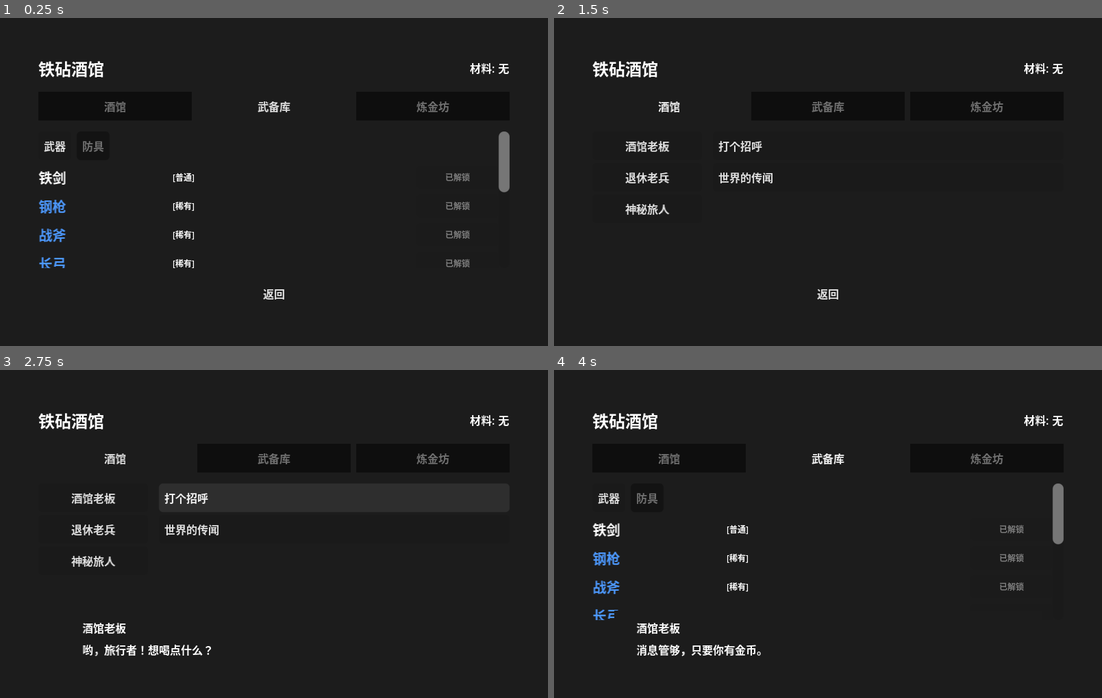
Above: before the commit, frames 1-4 (two rows, left to right).
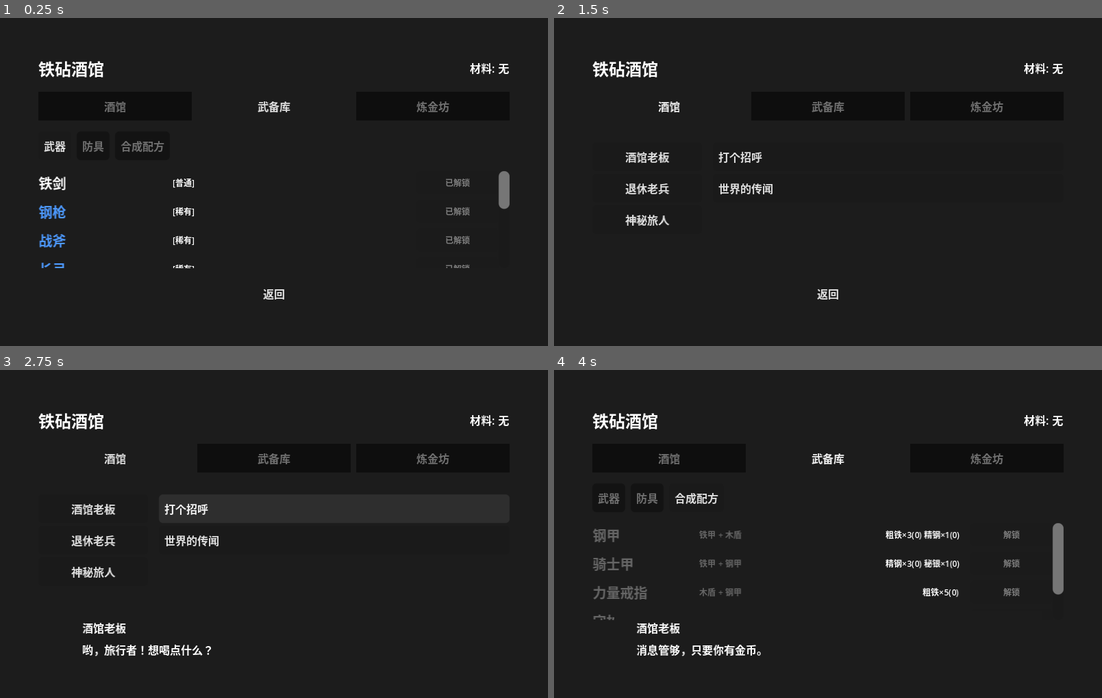
Above: after the commit, the same moments.

Repository: ZhuXilin/Dev_Project_260730
Game: Godot game, scene res://content/scenes/ui/AnvilTavern.tscn
The game is run twice, just before and just after one commit, with the same random seed, the same clock (stepped at 60 frames per second) and the same inputs. This scene is started directly instead of the project's main scene. Sound files missing from this copy of the repository are replaced by a short silence.
Inputs (mouse positions are in pixels of both pictures, inside the frame that each line leads up to):
- Up to frame 1 (0.25 s): no input
- Up to frame 2 (1.5 s): click (696, 145) at 0.5 s, where only the run after the commit has a clickable "合成配方"; click "酒馆" at 1.25 s
- Up to frame 3 (2.75 s): click "打个招呼" at 2 s
- Up to frame 4 (4 s): click "世界的传闻" at 2.75 s; click "武备库" at 3.5 s

The runs differ from the first frame. In frame 1, 2.0% of the frame differs, in the area x 7-93%, y 34-77%; in frame 2, 1.7%; in frame 3, 1.7%; in frame 4, 3.0%, in the area x 7-93%, y 34-88%.

Commit message:
Tweak code

Diff:
--- a/function/script/AnvilTavern.gd
+++ b/function/script/AnvilTavern.gd
@@ -5,7 +5,7 @@
 enum Tab { ARSENAL, ALCHEMY, TAVERN }
 var current_tab : Tab = Tab.ARSENAL
 
-enum ArsenalSub { WEAPON, ARMOR }
+enum ArsenalSub { WEAPON, ARMOR, RECIPE }
 var _arsenal_sub : ArsenalSub = ArsenalSub.WEAPON
 
 enum AlchemySub { REFINE, RELIC }
@@ -14,6 +14,9 @@
 var _current_npc : Dictionary = {}
 var _story_npc_list : VBoxContainer = null
 var _story_topic_list : VBoxContainer = null
+
+# ★ 次级标签栏（固定，不随滑块滚动）
+var _sub_tab_bar : HBoxContainer = null
 
 @onready var materials_label : Label = $Panel/VBox/TitleBar/MaterialsLabel
 @onready var recipe_tab_btn : Button = $Panel/VBox/TabBar/RecipeTabBtn
@@ -27,12 +30,41 @@
 	codex_tab_btn.text = "炼金坊"
 	story_tab_btn.text = "酒馆"
 
+	_ensure_sub_tab_bar()
+
 	MusicManager.play_anvil_tavern_music()
 
 	_refresh_materials()
 	_switch_tab(Tab.ARSENAL)
 
 
+# ============================================================
+#  次级标签栏（固定）
+# ============================================================
+func _ensure_sub_tab_bar():
+	if _sub_tab_bar and is_instance_valid(_sub_tab_bar):
+		return
+	_sub_tab_bar = HBoxContainer.new()
+	_sub_tab_bar.name = "SubTabBar"
+	_sub_tab_bar.add_theme_constant_override("separation", 4)
+	var vbox : VBoxContainer = $Panel/VBox
+	vbox.add_child(_sub_tab_bar)
+	# 插到 TabBar 和 ContentScroll 之间
+	var tab_bar : Node = $Panel/VBox/TabBar
+	vbox.move_child(_sub_tab_bar, tab_bar.get_index() + 1)
+
+
+func _clear_sub_tab_bar():
+	if not _sub_tab_bar or not is_instance_valid(_sub_tab_bar):
+		return
+	for child in _sub_tab_bar.get_children():
+		_sub_tab_bar.remove_child(child)
+		child.queue_free()
+
+
+# ============================================================
+#  顶部标签切换
+# ============================================================
 func _on_recipe_tab_pressed(): _switch_tab(Tab.ARSENAL)
 func _on_codex_tab_pressed():  _switch_tab(Tab.ALCHEMY)
 func _on_story_tab_pressed():  _switch_tab(Tab.TAVERN)
@@ -48,6 +80,7 @@
 	current_tab = tab
 	_update_tab_style()
 	_clear_content()
+	_clear_sub_tab_bar()
 	_story_npc_list = null
 	_story_topic_list = null
 	_current_npc = {}
@@ -71,39 +104,45 @@
 
 
 func _refresh_materials():
-	var mats = GameState.get_all_materials()
-	var parts = []
+	var mats : Dictionary = GameState.get_all_materials()
+	var parts : Array = []
 	for mat_name in ["粗铁", "精钢", "秘银", "龙鳞"]:
-		var count = mats.get(mat_name, 0)
+		var count : int = mats.get(mat_name, 0)
 		if count > 0:
 			parts.append("%s:%d" % [mat_name, count])
 	materials_label.text = "材料: " + (" ".join(parts) if not parts.is_empty() else "无")
 
 
 # ============================================================
-#  Tab 1 · 武备库
+#  Tab 1 · 武备库（武器 / 防具 / 合成配方）
 # ============================================================
 func _build_arsenal_tab():
-	var sub_bar = HBoxContainer.new()
-	sub_bar.add_theme_constant_override("separation", 4)
-	content_container.add_child(sub_bar)
-
+	# ★ 次级标签固定到 _sub_tab_bar
 	var weapon_btn = Button.new()
 	weapon_btn.text = "武器"
 	weapon_btn.add_theme_font_size_override("font_size", UIConst.FONT_SIZE_NORMAL)
 	weapon_btn.pressed.connect(_on_arsenal_sub.bind(ArsenalSub.WEAPON))
 	weapon_btn.modulate = Color.WHITE if _arsenal_sub == ArsenalSub.WEAPON else Color(0.5, 0.5, 0.5, 1)
-	sub_bar.add_child(weapon_btn)
+	_sub_tab_bar.add_child(weapon_btn)
 
 	var armor_btn = Button.new()
 	armor_btn.text = "防具"
 	armor_btn.add_theme_font_size_override("font_size", UIConst.FONT_SIZE_NORMAL)
 	armor_btn.pressed.connect(_on_arsenal_sub.bind(ArsenalSub.ARMOR))
 	armor_btn.modulate = Color.WHITE if _arsenal_sub == ArsenalSub.ARMOR else Color(0.5, 0.5, 0.5, 1)
-	sub_bar.add_child(armor_btn)
-
-	var item_type = "weapon" if _arsenal_sub == ArsenalSub.WEAPON else "armor"
-	_build_arsenal_list(item_type)
+	_sub_tab_bar.add_child(armor_btn)
+
+	var recipe_btn = Button.new()
+	recipe_btn.text = "合成配方"
+	recipe_btn.add_theme_font_size_override("font_size", UIConst.FONT_SIZE_NORMAL)
+	recipe_btn.pressed.connect(_on_arsenal_sub.bind(ArsenalSub.RECIPE))
+	recipe_btn.modulate = Color.WHITE if _arsenal_sub == ArsenalSub.RECIPE else Color(0.5, 0.5, 0.5, 1)
+	_sub_tab_bar.add_child(recipe_btn)
+
+	match _arsenal_sub:
+		ArsenalSub.WEAPON: _build_arsenal_list("weapon")
+		ArsenalSub.ARMOR:  _build_arsenal_list("armor")
+		ArsenalSub.RECIPE: _build_recipe_list()
 
 
 func _on_arsenal_sub(sub: ArsenalSub):
@@ -116,10 +155,13 @@
 	var locked_list : Array = []
 
 	for item_id in ItemManager._item_db.keys():
-		var data = ItemManager.get_item_data(item_id)
+		var data : ItemData = ItemManager.get_item_data(item_id)
 		if not data or data.type != item_type:
 			continue
-		var is_unlocked = _is_item_unlocked(item_id, item_type)
+		# ★ 防具 tab 跳过配方产物
+		if item_type == "armor" and RecipeManager.get_recipe(item_id) != null:
+			continue
+		var is_unlocked : bool = _is_item_unlocked(item_id, item_type)
 		if is_unlocked:
 			unlocked_list.append(item_id)
 		else:
@@ -131,20 +173,17 @@
 		content_container.add_child(_build_arsenal_row(item_id, false))
 
 
-func _is_item_unlocked(item_id: String, item_type: String) -> bool:
-	if item_type == "weapon":
-		return Globals.is_item_unlocked(item_id)
-	# 防具：解锁配方 = 解锁商店
-	return item_id in GameState.unlocked_recipes
+func _is_item_unlocked(item_id: String, _item_type: String) -> bool:
+	return Globals.is_item_unlocked(item_id)
 
 
 func _build_arsenal_row(item_id: String, unlocked: bool) -> HBoxContainer:
 	var row = HBoxContainer.new()
 	row.add_theme_constant_override("separation", 8)
 
-	var data = ItemManager.get_item_data(item_id)
-
-	# ---- 名称（未解锁也显示真名，灰色） ----
+	var data : ItemData = ItemManager.get_item_data(item_id)
+
+	# ---- 名称 ----
 	var name_label = Label.new()
 	name_label.add_theme_font_size_override("font_size", UIConst.FONT_SIZE_LARGE)
 	name_label.custom_minimum_size = Vector2(90, 0)
@@ -172,8 +211,8 @@
 	cost_label.size_flags_horizontal = Control.SIZE_EXPAND_FILL
 	cost_label.horizontal_alignment = HORIZONTAL_ALIGNMENT_RIGHT
 	if not unlocked:
-		var unlock_cost = _get_unlock_cost(item_id)
-		var parts = []
+		var unlock_cost : Dictionary = _get_unlock_cost(item_id)
+		var parts : Array = []
 		for k in unlock_cost:
 			parts.append("%s×%d(%d)" % [k, unlock_cost[k], GameState.get_material(k)])
 		cost_label.text = " ".join(parts)
@@ -197,14 +236,17 @@
 
 
 func _get_unlock_cost(item_id: String) -> Dictionary:
-	var data = ItemManager.get_item_data(item_id)
+	var data : ItemData = ItemManager.get_item_data(item_id)
 	if data and not data.unlock_cost.is_empty():
 		return data.unlock_cost
+	var recipe : RecipeData = RecipeManager.get_recipe(item_id)
+	if recipe and not recipe.unlock_cost.is_empty():
+		return recipe.unlock_cost
 	return { "粗铁": 3 }
 
 
 func _can_unlock_item(item_id: String) -> bool:
-	var cost = _get_unlock_cost(item_id)
+	var cost : Dictionary = _get_unlock_cost(item_id)
 	for mat in cost:
 		if GameState.get_material(mat) < cost[mat]:
 			return false
@@ -212,7 +254,7 @@
 
 
 func _on_unlock_item(item_id: String):
-	var cost = _get_unlock_cost(item_id)
+	var cost : Dictionary = _get_unlock_cost(item_id)
 	for mat in cost:
 		GameState.materials[mat] -= cost[mat]
 
@@ -235,26 +277,128 @@
 
 
 # ============================================================
-#  Tab 2 · 炼金坊
+#  武备库 · 合成配方
+# ============================================================
+func _build_recipe_list():
+	var all_recipes : Array = RecipeManager.get_all_recipes()
+	if all_recipes.is_empty():
+		content_container.add_child(_make_hint("（暂无合成配方）"))
+		return
+
+	var unlocked_list : Array = []
+	var locked_list : Array = []
+	for recipe in all_recipes:
+		if recipe.id in GameState.unlocked_recipes:
+			unlocked_list.append(recipe)
+		else:
+			locked_list.append(recipe)
+
+	for recipe in unlocked_list:
+		content_container.add_child(_build_recipe_row(recipe, true))
+	for recipe in locked_list:
+		content_container.add_child(_build_recipe_row(recipe, false))
+
+
+func _build_recipe_row(recipe: RecipeData, unlocked: bool) -> HBoxContainer:
+	var row = HBoxContainer.new()
+	row.add_theme_constant_override("separation", 8)
+
+	var out_data : ItemData = ItemManager.get_item_data(recipe.id)
+	var out_name : String = out_data.name if out_data else recipe.id
+
+	var name_label = Label.new()
+	name_label.add_theme_font_size_override("font_size", UIConst.FONT_SIZE_LARGE)
+	name_label.custom_minimum_size = Vector2(70, 0)
+	name_label.clip_text = true
+	name_label.text = out_name
+	if unlocked:
+		var q : String = out_data.quality if out_data else "common"
+		name_label.add_theme_color_override("font_color",
+			UIConst.QUALITY_COLORS.get(q, Color.WHITE))
+	else:
+		name_label.modulate = Color(0.4, 0.4, 0.4, 1)
+	row.add_child(name_label)
+
+	var input_label = Label.new()
+	input_label.add_theme_font_size_override("font_size", UIConst.FONT_SIZE_SMALL)
+	input_label.custom_minimum_size = Vector2(110, 0)
+	input_label.clip_text = true
+	var input_names : Array = []
+	for iid in recipe.inputs:
+		var d : ItemData = ItemManager.get_item_data(iid)
+		input_names.append(d.name if d else iid)
+	input_label.text = " + ".join(input_names)
+	if not unlocked:
+		input_label.modulate = Color(0.4, 0.4, 0.4, 1)
+	row.add_child(input_label)
+
+	var cost_label = Label.new()
+	cost_label.add_theme_font_size_override("font_size", UIConst.FONT_SIZE_SMALL)
+	cost_label.size_flags_horizontal = Control.SIZE_EXPAND_FILL
+	cost_label.horizontal_alignment = HORIZONTAL_ALIGNMENT_RIGHT
+	if not unlocked:
+		var parts : Array = []
+		for k in recipe.unlock_cost:
+			parts.append("%s×%d(%d)" % [k, recipe.unlock_cost[k], GameState.get_material(k)])
+		cost_label.text = " ".join(parts)
+	row.add_child(cost_label)
+
+	var btn = Button.new()
+	btn.add_theme_font_size_override("font_size", UIConst.FONT_SIZE_SMALL)
+	btn.custom_minimum_size = Vector2(60, 0)
+	btn.size_flags_vertical = Control.SIZE_SHRINK_CENTER
+	if unlocked:
+		btn.text = "已解锁"
+		btn.disabled = true
+	else:
+		btn.text = "解锁"
+		btn.disabled = not _can_unlock_recipe(recipe)
+		btn.pressed.connect(_on_unlock_recipe.bind(recipe.id))
+	row.add_child(btn)
+
+	return row
+
+
+func _can_unlock_recipe(recipe: RecipeData) -> bool:
+	for mat in recipe.unlock_cost:
+		if GameState.get_material(mat) < recipe.unlock_cost[mat]:
+			return false
+	return true
+
+
+func _on_unlock_recipe(recipe_id: String):
+	var recipe : RecipeData = RecipeManager.get_recipe(recipe_id)
+	if not recipe: return
+	if recipe_id in GameState.unlocked_recipes: return
+
+	for mat in recipe.unlock_cost:
+		GameState.materials[mat] -= recipe.unlock_cost[mat]
+	GameState.unlocked_recipes.append(recipe_id)
+	Globals.unlock_item(recipe_id)
+
+	SaveManager.auto_save()
+	_refresh_materials()
+	_switch_tab(Tab.ARSENAL)
+
+
+# ============================================================
+#  Tab 2 · 炼金坊（精炼 / 遗物图鉴）
 # ============================================================
 func _build_alchemy_tab():
-	var sub_bar = HBoxContainer.new()
-	sub_bar.add_theme_constant_override("separation", 4)
-	content_container.add_child(sub_bar)
-
+	# ★ 次级标签固定到 _sub_tab_bar
 	var refine_btn = Button.new()
 	refine_btn.text = "精炼"
 	refine_btn.add_theme_font_size_override("font_size", UIConst.FONT_SIZE_NORMAL)
 	refine_btn.pressed.connect(_on_alchemy_sub.bind(AlchemySub.REFINE))
 	refine_btn.modulate = Color.WHITE if _alchemy_sub == AlchemySub.REFINE else Color(0.5, 0.5, 0.5, 1)
-	sub_bar.add_child(refine_btn)
+	_sub_tab_bar.add_child(refine_btn)
 
 	var relic_btn = Button.new()
 	relic_btn.text = "遗物图鉴"
 	relic_btn.add_theme_font_size_override("font_size", UIConst.FONT_SIZE_NORMAL)
 	relic_btn.pressed.connect(_on_alchemy_sub.bind(AlchemySub.RELIC))
 	relic_btn.modulate = Color.WHITE if _alchemy_sub == AlchemySub.RELIC else Color(0.5, 0.5, 0.5, 1)
-	sub_bar.add_child(relic_btn)
+	_sub_tab_bar.add_child(relic_btn)
 
 	if _alchemy_sub == AlchemySub.REFINE:
 		_build_refine_list()
@@ -268,7 +412,7 @@
 
 
 func _build_refine_list():
-	var all_ids = RefineManager.get_all_ids()
+	var all_ids : Array = RefineManager.get_all_ids()
 	var unlocked_list : Array = []
 	var locked_list : Array = []
 	for refine_id in all_ids:
@@ -287,7 +431,7 @@
 	var row = HBoxContainer.new()
 	row.add_theme_constant_override("separation", 8)
 
-	var recipe = RefineManager.get_recipe(refine_id)
+	var recipe : Dictionary = RefineManager.get_recipe(refine_id)
 
 	var name_label = Label.new()
 	name_label.add_theme_font_size_override("font_size", UIConst.FONT_SIZE_LARGE)
@@ -312,14 +456,14 @@
 	cost_label.size_flags_horizontal = Control.SIZE_EXPAND_FILL
 	cost_label.horizontal_alignment = HORIZONTAL_ALIGNMENT_RIGHT
 	if unlocked:
-		var cost = recipe.get("craft_cost", {})
-		var parts = []
+		var cost : Dictionary = recipe.get("craft_cost", {})
+		var parts : Array = []
 		for k in cost:
 			parts.append("%s×%d(%d)" % [k, cost[k], GameState.get_material(k)])
 		cost_label.text = " ".join(parts)
 	else:
-		var unlock_cost = recipe.get("unlock_cost", {})
-		var parts = []
+		var unlock_cost : Dictionary = recipe.get("unlock_cost", {})
+		var parts : Array = []
 		for k in unlock_cost:
 			parts.append("%s×%d(%d)" % [k, unlock_cost[k], GameState.get_material(k)])
 		cost_label.text = "解锁: " + " ".join(parts)
@@ -355,16 +499,16 @@
 
 
 func _build_relic_list():
-	var all_ids = RelicManager.get_all_relic_ids()
+	var all_ids : Array = RelicManager.get_all_relic_ids()
 	if all_ids.is_empty():
 		content_container.add_child(_make_hint("（暂无遗物数据）"))
 		return
 
 	for relic_id in all_ids:
-		var data = RelicManager.get_relic_data(relic_id)
+		var data : Dictionary = RelicManager.get_relic_data(relic_id)
 		if data.is_empty():
 			continue
-		var is_unlocked = RelicManager.is_relic_unlocked(relic_id)
+		var is_unlocked : bool = RelicManager.is_relic_unlocked(relic_id)
 		content_container.add_child(_build_relic_row(relic_id, data, is_unlocked))
 
 
@@ -403,7 +547,7 @@
 #  Tab 3 · 酒馆
 # ============================================================
 func _build_story_tab():
-	var npcs = StoryManager.get_npcs()
+	var npcs : Array = StoryManager.get_npcs()
 	if npcs.is_empty():
 		content_container.add_child(_make_hint("暂无酒馆数据"))
 		return
@@ -446,14 +590,14 @@
 		_story_topic_list.remove_child(child)
 		child.queue_free()
 
-	var topics = _current_npc.get("topics", [])
-	var any_visible = false
+	var topics : Array = _current_npc.get("topics", [])
+	var any_visible : bool = false
 	for topic in topics:
 		if not StoryManager.check_condition(topic.get("condition", "")):
 			continue
 		any_visible = true
 
-		var seen = topic["id"] in GameState.unlocked_stories
+		var seen : bool = topic["id"] in GameState.unlocked_stories
 		var btn = Button.new()
 		btn.text = topic["title"] + ("（已阅）" if seen else "")
 		btn.add_theme_font_size_override("font_size", UIConst.FONT_SIZE_NORMAL)
@@ -469,7 +613,7 @@
 
 
 func _on_topic_pressed(topic: Dictionary):
-	var lines = topic.get("lines", [])
+	var lines : Array = topic.get("lines", [])
 	if lines.is_empty():
 		_show_message("该话题暂无内容")
 		return
@@ -505,6 +649,7 @@
 	if is_instance_valid(label):
 		label.queue_free()
 
+
 # ============================================================
 #  Debug：按 7 加材料（每种 +10）
 # ============================================================
@@ -516,7 +661,6 @@
 		return
 	if event.keycode != KEY_7:
 		return
-	# 对话进行中不响应，避免误触
 	if DialogueManager.is_active:
 		return
 	_debug_add_materials()
@@ -526,6 +670,6 @@
 func _debug_add_materials():
 	for mat_name in DEBUG_MATERIALS:
 		GameState.materials[mat_name] = GameState.materials.get(mat_name, 0) + DEBUG_MAT_AMOUNT
-	SaveManager.auto_save()          # 只存一次
-	_refresh_materials()             # 刷新顶部材料标签
+	SaveManager.auto_save()
+	_refresh_materials()
 	print("[DEBUG] 材料 +%d（每种）" % DEBUG_MAT_AMOUNT)
--- a/function/script/EquipmentConfig.gd
+++ b/function/script/EquipmentConfig.gd
@@ -376,9 +376,15 @@
 		col.add_theme_constant_override("separation", 1)
 		unit_container.add_child(col)
 
-		col.add_child(_create_label(
+		# ★ 单位名字：可 hover
+		var name_label : Label = _create_label(
 			unit.display_name + "(" + UnitDataManager.get_unit_type_display_name(unit.unit_name) + ")",
-			Style.FONT_SMALL))
+			Style.FONT_SMALL)
+		name_label.mouse_filter = Control.MOUSE_FILTER_STOP
+		name_label.mouse_entered.connect(_on_unit_hover_entered.bind(i))
+		name_label.mouse_exited.connect(_on_unit_hover_exited)
+		col.add_child(name_label)
+
 		col.add_child(_create_label(Style.SEPARATOR_TEXT, Style.FONT_SMALL))
 
 		var weapon_inst : ItemInstance = unit.weapon_slot
@@ -395,6 +401,68 @@
 		col.add_child(_create_label("特技", Style.FONT_SMALL))
 		var talent_inst : TalentInstance = unit.talent_slots[0] if unit.talent_slots.size() > 0 else null
 		col.add_child(_create_talent_button(talent_inst, i, 0))
+
+
+# ★ 新增：单位 hover 显示详情
+func _on_unit_hover_entered(unit_idx: int) -> void:
+	if unit_idx < 0 or unit_idx >= party.size(): return
+	var unit : UnitData = party[unit_idx]
+
+	var display : String = unit.display_name if unit.display_name != "" else unit.unit_name
+	var type_name : String = UnitDataManager.get_unit_type_display_name(unit.unit_name)
+
+	var lines : Array = []
+	lines.append("%s（%s）" % [display, type_name])
+	lines.append("")
+
+	# 属性
+	lines.append("HP: %d / %d" % [unit.hit_points, unit.max_hp])
+	lines.append("力量: %d    灵巧: %d" % [unit.strength, unit.dexterity])
+	lines.append("智力: %d    信仰: %d" % [unit.intelligence, unit.faith])
+	lines.append("感应: %d    移动力: %d" % [unit.arcane, unit.move_range])
+
+	# 武器
+	lines.append("")
+	if unit.weapon_slot:
+		var wdata : ItemData = ItemManager.get_item_data(unit.weapon_slot.item_id)
+		if wdata:
+			var lv_txt : String = ""
+			if unit.weapon_slot.upgrade_level > 0:
+				lv_txt = "+%d" % unit.weapon_slot.upgrade_level
+			lines.append("武器: %s%s" % [wdata.name, lv_txt])
+			if wdata.type == "weapon":
+				lines.append("  攻击 %d  射程 %d~%d" % [
+					wdata.base_attack, wdata.min_attack_range, wdata.attack_range])
+	else:
+		lines.append("武器: 无")
+
+	# 防具
+	var armor_names : Array = []
+	for s in unit.armor_slots:
+		if s:
+			var adata : ItemData = ItemManager.get_item_data(s.item_id)
+			if adata:
+				armor_names.append(adata.name)
+	if armor_names.size() > 0:
+		lines.append("防具: " + ", ".join(armor_names))
+	else:
+		lines.append("防具: 无")
+
+	# 特技
+	var talent_names : Array = []
+	for t in unit.talent_slots:
+		if t and t.is_active:
+			var tdata : TalentData = TalentManager.get_talent_data(t.talent_id)
+			if tdata:
+				talent_names.append(tdata.display_name)
+	if talent_names.size() > 0:
+		lines.append("特技: " + ", ".join(talent_names))
+
+	_show_detail_in_zone("\n".join(lines))
+
+
+func _on_unit_hover_exited() -> void:
+	_clear_detail_zone()
 
 func _create_item_button(inst: ItemInstance, slot_type: String, unit_idx: int, slot_idx: int) -> Button:
 	var btn : Button = _create_styled_button(Style.FONT_SMALL, Style.BTN_ITEM_SIZE)
@@ -724,11 +792,16 @@
 		inline_craft_btn.text = "合成"
 		inline_craft_btn.disabled = true
 		inline_craft_btn.modulate = Color(0.5, 0.5, 0.5)
-	else:
-		inline_craft_btn.text = "合成 %dG" % FORGE_CRAFT_COST
-		var can_afford : bool = _context.get_gold() >= FORGE_CRAFT_COST
-		inline_craft_btn.disabled = not can_afford
-		inline_craft_btn.modulate = Color.WHITE if can_afford else Color(0.5, 0.5, 0.5)
+		return
+	if not _is_forge_recipe_available():
+		inline_craft_btn.text = "未解锁"
+		inline_craft_btn.disabled = true
+		inline_craft_btn.modulate = Color(0.5, 0.5, 0.5)
+		return
+	inline_craft_btn.text = "合成 %dG" % FORGE_CRAFT_COST
+	var can_afford : bool = _context.get_gold() >= FORGE_CRAFT_COST
+	inline_craft_btn.disabled = not can_afford
+	inline_craft_btn.modulate = Color.WHITE if can_afford else Color(0.5, 0.5, 0.5)
 
 
 func _ensure_forge_result_label():
@@ -765,10 +838,22 @@
 		_show_detail_in_zone("无匹配配方\n\n已放: " + ", ".join(names))
 		_update_forge_result_label()
 		return
+
 	var recipe : RecipeData = RecipeManager.get_recipe(_forge_matched_recipe)
 	var out_data : ItemData = ItemManager.get_item_data(_forge_matched_recipe)
 	var lines : Array = []
 	lines.append("匹配配方: " + (out_data.name if out_data else _forge_matched_recipe))
+
+	# ★ 主游戏未解锁提示
+	if not _is_forge_recipe_available():
+		lines.append("")
+		lines.append("⚠ 此配方未解锁")
+		lines.append("前往铁砧酒馆 → 武备库 → 防具")
+		lines.append("消耗材料解锁后可合成")
+		_show_detail_in_zone("\n".join(lines))
+		_update_forge_result_label()
+		return
+
 	lines.append("")
 	lines.append("消耗:")
 	for id in recipe.inputs:
@@ -788,11 +873,15 @@
 	else:
 		var out_data : ItemData = ItemManager.get_item_data(_forge_matched_recipe)
 		var out_name : String = out_data.name if out_data else _forge_matched_recipe
-		forge_result_label.text = "合成结果：" + out_name + "（%dG）" % FORGE_CRAFT_COST
-		if out_data:
-			forge_result_label.modulate = UIConst.QUALITY_COLORS.get(out_data.quality, Color.WHITE)
+		if not _is_forge_recipe_available():
+			forge_result_label.text = "合成结果：%s（未解锁）" % out_name
+			forge_result_label.modulate = Color(0.5, 0.5, 0.5)
 		else:
-			forge_result_label.modulate = Color.WHITE
+			forge_result_label.text = "合成结果：%s（%dG）" % [out_name, FORGE_CRAFT_COST]
+			if out_data:
+				forge_result_label.modulate = UIConst.QUALITY_COLORS.get(out_data.quality, Color.WHITE)
+			else:
+				forge_result_label.modulate = Color.WHITE
 	_refresh_inline_craft_btn()
 
 func _ensure_forge_upgrade_ui():
@@ -938,6 +1027,12 @@
 
 func _on_forge_craft_pressed():
 	if _forge_matched_recipe == "": return
+
+	# ★ 主游戏需解锁
+	if not _is_forge_recipe_available():
+		Globals.show_confirm(self, "未解锁此配方\n请前往铁砧酒馆解锁", "确定", "", func(): pass, func(): pass, false)
+		return
+
 	var recipe : RecipeData = RecipeManager.get_recipe(_forge_matched_recipe)
 	if not recipe: return
 
@@ -2210,3 +2305,8 @@
 	forge_upgrade_btn = null
 	forge_upgrade_label = null
 	inline_craft_btn = null
+
+func _is_forge_recipe_available() -> bool:
+	if _forge_matched_recipe == "": return false
+	if _context.get_context_id() == "arena": return true
+	return _forge_matched_recipe in GameState.unlocked_recipes
--- a/function/script/ShopManager.gd
+++ b/function/script/ShopManager.gd
@@ -15,12 +15,18 @@
 	_context = ctx
 
 # ---- 池子来源 ----
-# 竞技场：全道具池（含未解锁，可提前体验）
-# 主游戏：已解锁池
 func _get_pool_ids() -> Array:
+	# ★ Arena：全池（含未解锁，可提前体验）
 	if _context and _context.get_context_id() == "arena":
 		return ItemManager.get_all_item_ids()
-	return Globals.unlocked_items
+
+	# ★ 主游戏：只卖已解锁
+	var pool : Array = Globals.unlocked_items.duplicate()
+	# 合并防具解锁（防具走 unlocked_recipes）
+	for recipe_id in GameState.unlocked_recipes:
+		if recipe_id not in pool:
+			pool.append(recipe_id)
+	return pool
 
 func _get_gold() -> int:
 	if _context:
--- a/function/script/SoulAltar.gd
+++ b/function/script/SoulAltar.gd
@@ -60,9 +60,11 @@
 
 	if tab == Tab.ATTR:
 		unit_list_scroll.visible = true
+		reset_btn.visible = true        # ★ 加点 tab 显示
 		_refresh_all()
 	else:
 		unit_list_scroll.visible = false
+		reset_btn.visible = false       # ★ 特技 tab 隐藏
 		_build_talent_tab()
 
 
